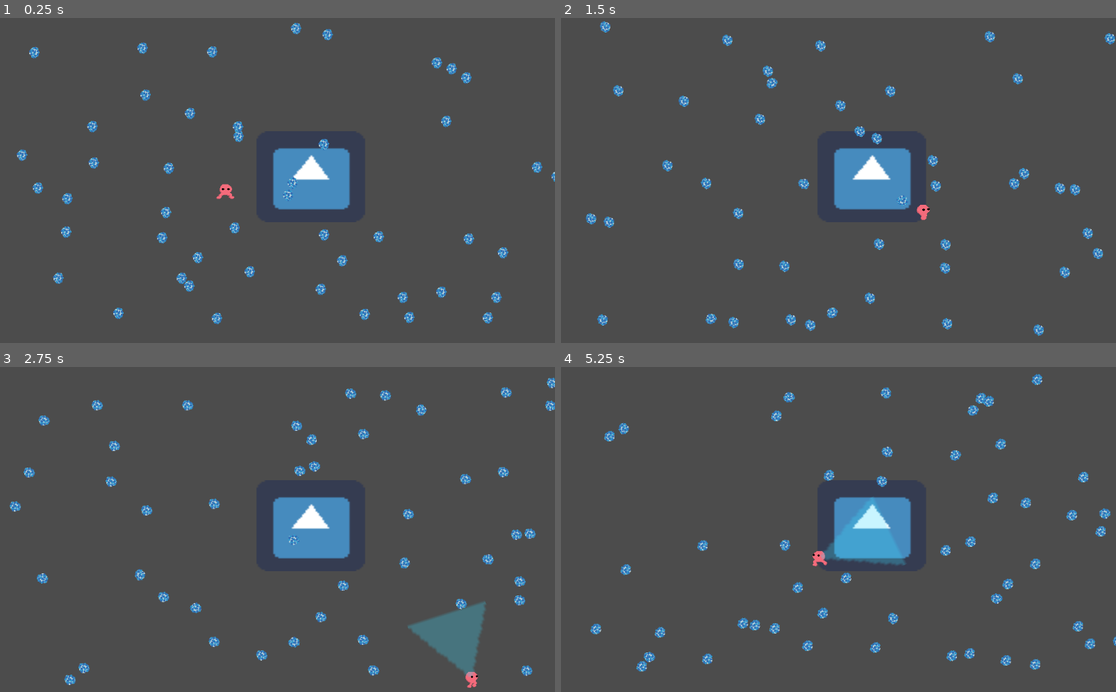
Above: before the commit, frames 1-4 (two rows, left to right).
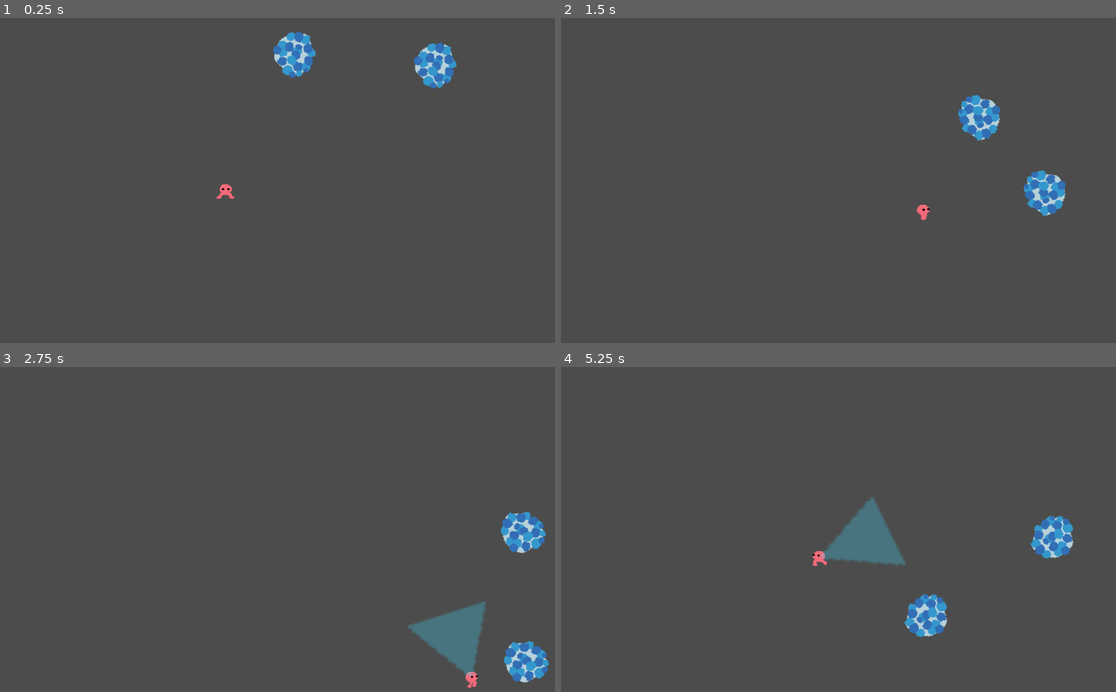
Above: after the commit, the same moments.

Repository: colinkarpfinger/HalfLife3
Game: Godot game, scene res://Scenes/Main.tscn
The game is run twice, just before and just after one commit, with the same random seed, the same clock (stepped at 60 frames per second) and the same inputs. The engine's default icon, where the game draws it, is replaced by a stand-in: a white triangle on a blue panel in a dark square.
Inputs (mouse positions are in pixels of both pictures, inside the frame that each line leads up to):
- Up to frame 1 (0.25 s): no input
- Up to frame 2 (1.5 s): move the mouse to (960, 164) at 0.52 s; press the mouse at (960, 164) at 0.53 s; hold D (move_right) 0.53-1.28 s; move the mouse to (727, 196) at 1.27 s; release the mouse at (727, 196) at 1.28 s; hold S (move_down) from 1.28 s (still down); click (727, 196) at 1.35 s
- Up to frame 3 (2.75 s): move the mouse to (333, 458) at 2.02 s; release S (move_down) at 2.03 s; press the mouse at (333, 458) at 2.03 s; hold D (move_right) from 2.03 s (still down)
- Up to frame 4 (5.25 s): move the mouse to (810, 594) at 2.77 s; release D (move_right) at 2.78 s; release the mouse at (810, 594) at 2.78 s; hold W (move_up) 2.78-3.53 s; click (810, 594) at 2.85 s; move the mouse to (1005, 578) at 3.52 s; press the mouse at (1005, 578) at 3.53 s; hold A (move_left) 3.53-5.03 s; move the mouse to (672, 480) at 4.27 s; release the mouse at (672, 480) at 4.28 s; click (672, 480) at 4.35 s; move the mouse to (866, 529) at 5.02 s; press the mouse at (866, 529) at 5.03 s; hold S (move_down) from 5.03 s (still down)

The runs differ from the first frame. In frame 1, 6.3% of the frame differs, in the area x 3-100%, y 1-95%; in frame 2, 6.4%; in frame 3, 6.2%; in frame 4, 6.6%, in the area x 5-100%, y 2-94%.

Commit message:
decaying on collisions, with issues
scale isn't correct on split, some oddities.

Diff:
--- a/ParticleTesting/Scenes/Main.tscn
+++ b/ParticleTesting/Scenes/Main.tscn
@@ -28,17 +28,21 @@
 [node name="ParticleSpawner" parent="." groups=[
 "BouncyParticles",
 ] instance=ExtResource( 3 )]
-numToSpawn = 50
+numToSpawn = 2
 spawnVelocityMagnitude = 200
+particleScale = 2
 
 [node name="Slow Zone" type="Area2D" parent="."]
+visible = false
 script = ExtResource( 4 )
 
 [node name="CollisionShape2D" type="CollisionShape2D" parent="Slow Zone"]
+visible = false
 position = Vector2( 513.73, 291.67 )
-shape = SubResource( 5 )
+shape = SubResource( 1 )
 
 [node name="Sprite" type="Sprite" parent="Slow Zone"]
+visible = false
 position = Vector2( 514.208, 293.052 )
 scale = Vector2( 2.80004, 2.6161 )
 z_index = -20
@@ -53,37 +57,38 @@
 position = Vector2( 1024, 300 )
 collision_layer = 3
 collision_mask = 3
-physics_material_override = SubResource( 1 )
+physics_material_override = SubResource( 2 )
 
 [node name="CollisionShape2D" type="CollisionShape2D" parent="Walls/Wall Right"]
-shape = SubResource( 2 )
+position = Vector2( -101.301, -1 )
+shape = SubResource( 3 )
 
 [node name="Wall Left" type="StaticBody2D" parent="Walls"]
 position = Vector2( 0, 300 )
 collision_layer = 3
 collision_mask = 3
-physics_material_override = SubResource( 3 )
+physics_material_override = SubResource( 4 )
 
 [node name="CollisionShape2D" type="CollisionShape2D" parent="Walls/Wall Left"]
-shape = SubResource( 2 )
+shape = SubResource( 3 )
 
 [node name="Wall Bottom" type="StaticBody2D" parent="Walls"]
 position = Vector2( 512, 600 )
 collision_layer = 3
 collision_mask = 3
-physics_material_override = SubResource( 1 )
+physics_material_override = SubResource( 2 )
 
 [node name="CollisionShape2D" type="CollisionShape2D" parent="Walls/Wall Bottom"]
-shape = SubResource( 4 )
+shape = SubResource( 5 )
 
 [node name="Wall Top" type="StaticBody2D" parent="Walls"]
 position = Vector2( 512, 0 )
 collision_layer = 3
 collision_mask = 3
-physics_material_override = SubResource( 1 )
+physics_material_override = SubResource( 2 )
 
 [node name="CollisionShape2D" type="CollisionShape2D" parent="Walls/Wall Top"]
-shape = SubResource( 4 )
+shape = SubResource( 5 )
 
 [connection signal="body_entered" from="Slow Zone" to="Slow Zone" method="_on_Slow_Zone_body_entered"]
 [connection signal="body_exited" from="Slow Zone" to="Slow Zone" method="_on_Slow_Zone_body_exited"]
--- a/ParticleTesting/Scripts/Particle.gd
+++ b/ParticleTesting/Scripts/Particle.gd
@@ -2,10 +2,16 @@
 
 class_name Particle
 
-export (float) var collisionSpeedUp = 10
+
+export (float) var collisionSpeedUp = 1
 export (float) var slowedDamp = 2
 var slowed = false
+var decayLevel = 1
+var decayLevelMax = 3
+var absoluteScale = 1
+var decayOffset = 80
 
+var numParticlesOnDecay = 1
 
 # Declare member variables here. Examples:
 # var a = 2
@@ -21,6 +27,13 @@
 #func _process(delta):
 #	pass
 
+
+func setScale(_scale):
+	absoluteScale *= _scale
+	$AnimatedSprite.scale *=  _scale
+	$CollisionShape2D.scale *=  _scale
+
+
 func _physics_process(_delta):
 	if slowed:
 		linear_damp = slowedDamp
@@ -34,13 +47,33 @@
 		var bodyRB : RigidBody2D = body
 		var velocityDirection = bodyRB.linear_velocity.normalized()
 		bodyRB.apply_impulse(Vector2(0,0), velocityDirection * collisionSpeedUp)
+		decay()
 
 
-func _on_Particle_body_entered(body):
-	print("collided")
-	var bodyRB : RigidBody2D = body
-	var velocityDirection = bodyRB.linear_velocity.normalized()
-	bodyRB.apply_impulse(Vector2(0,0), velocityDirection * collisionSpeedUp)
+func decay():
+	decayLevel += 1
+	print("Particle: Decayed to: "+str(decayLevel))
+	if decayLevel >= decayLevelMax:		#destroy ?
+		print("Particle: died")
+		queue_free()	# queue destroy node
+		return
+
+	setScale(0.75)
+	#mass *= 0.5
+
+	for n in numParticlesOnDecay:
+		randomize()
+		var randAngle = rand_range(0,360)
+		var offset = linear_velocity.normalized().rotated(90)*decayOffset*scale
+		#var offset = Vector2(decayOffset, 0).rotated(randAngle)
+		print("Particle: spawning with scale: "+str(absoluteScale))
+		get_parent().call_deferred("spawn_at_position_with_velocity_mass_scale", position + offset, linear_velocity.rotated(10), mass, absoluteScale)
+
+
+
+
+
+
 
 func _slow():
 	slowed = true
--- a/ParticleTesting/Scripts/ParticleSpawner.gd
+++ b/ParticleTesting/Scripts/ParticleSpawner.gd
@@ -2,6 +2,7 @@
 export var numToSpawn = 200
 export var spawnVelocityMagnitude = 50
 export var maxRotationSpeed = 2
+export var particleScale = 1
 
 const Particle = preload("res://Subscenes/Particle.tscn")
 
@@ -18,7 +19,9 @@
 		var randomRotationDegrees = rand_range(0,360)
 		initialVelocity = initialVelocity.rotated(randomRotationDegrees)
 
-		var particle = spawn_at_position_with_velocity(Vector2(xPos,yPos), initialVelocity)
+		var particle = spawn_at_position_with_velocity_mass_scale(Vector2(xPos,yPos), initialVelocity, 1, particleScale)
+		var particleTyped : Particle = particle
+		particleTyped.setScale(particleScale)
 
 		var randomRotationDirection =  1 if rand_range(-1,1) > 0 else -1
 
@@ -28,12 +31,13 @@
 
 
 
-func spawn_at_position_with_velocity(position:Vector2, velocity:Vector2):
+func spawn_at_position_with_velocity_mass_scale(position:Vector2, velocity:Vector2, mass:float, _scale:float):
 	var particle = Particle.instance()
 	add_child(particle)
 	particle.set_position(position)
 	particle.linear_velocity = velocity
-
+	particle.mass = mass
+	particle.setScale(_scale)
 	return particle
 
 
Not shown: 1 places in ParticleTesting/Scenes/Main.tscn that only renumber resources
